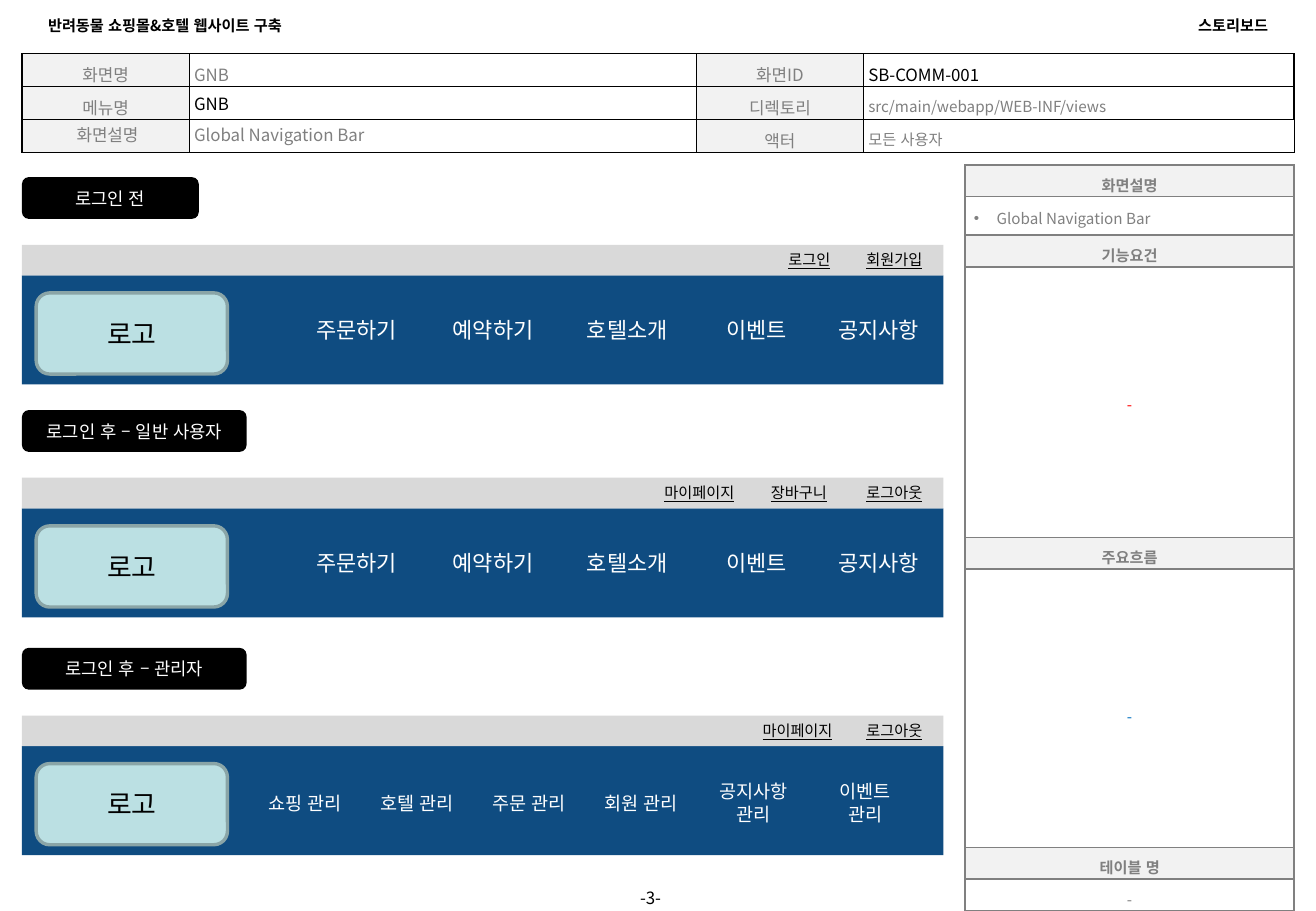
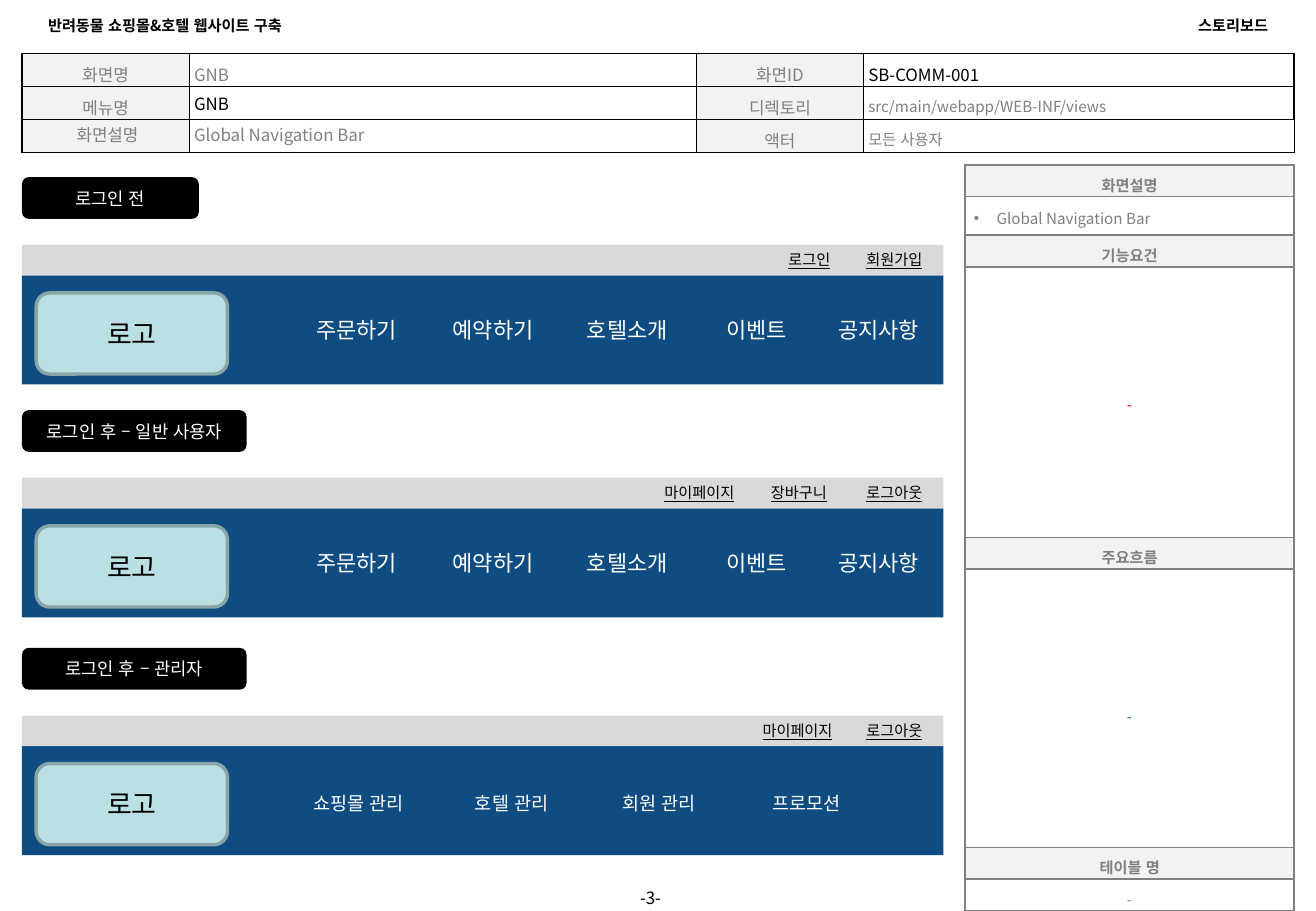
Before and after one commit to Girin-jaeman/Companion-1, a slide deck: slide 3 of Companion.스토리보드.VER.0.3(공통사항).pptx. Drawn at 1316x911 pixels with LibreOffice and Linux fonts; fonts in the diff are those of the drawing. Boxes give left, top, right and bottom in pixels: in the first picture for what was removed or moved away, otherwise in the second. Text is boxed around its words. In the diff, an @@ line names an element or a change of style, - is before the commit and + after.

Commit message:
공통사항,관리자(프로모션)

```diff
--- a/Companion.스토리보드.VER.0.3(공통사항).pptx
+++ b/Companion.스토리보드.VER.0.3(공통사항).pptx
@@ text "호텔 관리": place and size @@
-text "호텔 관리" at (380,794,454,812)
+text "호텔 관리" at (475,794,548,812)
@@ text "회원 관리": place and size @@
-text "회원 관리" at (604,794,678,812)
+text "회원 관리" at (622,794,696,812)
@@ text at (313,794,404,812): text changed @@
-쇼핑 관리
+쇼핑몰 관리
@@ text removed at (492,794,566,812) @@
-주문 관리
@@ text at (773,794,841,811): text changed @@
-공지사항
-관리
+프로모션
@@ text removed at (840,782,891,823) @@
-이벤트
-관리
```
Also in this commit, not shown: 1 other file.
